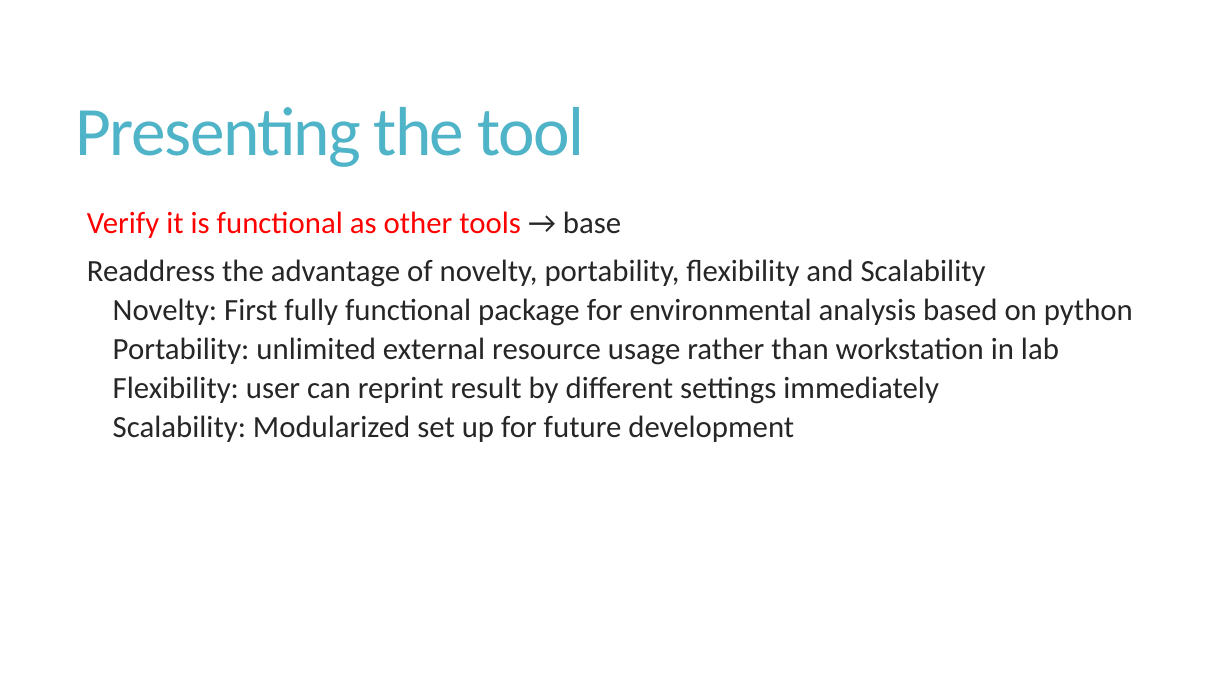
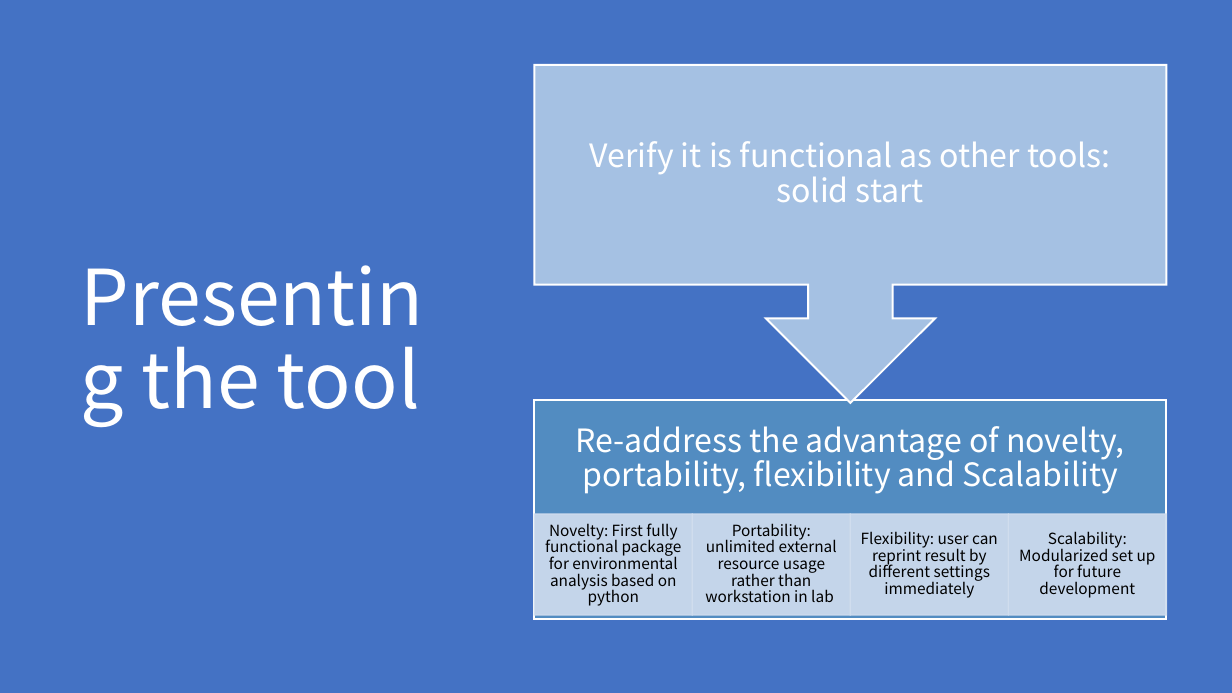
Before and after one commit to XiminHu/mass-suite, a slide deck: slide 4 of doc/20201102-projectmeeting.pptx (slide 3 before the commit). Drawn at 1232x693 pixels with LibreOffice and Linux fonts; fonts in the diff are those of the drawing. Boxes give left, top, right and bottom in pixels: in the first picture for what was removed or moved away, otherwise in the second. Text is boxed around its words. In the diff, an @@ line names an element or a change of style, - is before the commit and + after.

Commit message:
slide update

```diff
--- a/doc/20201102-projectmeeting.pptx
+++ b/doc/20201102-projectmeeting.pptx
@@ background #FFFFFF to #4472C4 @@
@@ title "Presenting the tool": place and size @@
-title "Presenting the tool" at (76, 107, 584, 167)
+title "Presenting the tool" at (141, 346, 420, 409)
@@ title "Presenting the tool" at (141, 346, 420, 409): size 54 to 60 pt, font Calibri to Noto Sans CJK SC, text colour #50B4C8 to #FFFFFF, letter spacing -1.2 to 0 pt; line spacing 0.85 to 0.9 @@
@@ group added at (534, 65, 1166, 620): 6 texts, 5 rectangles, 1 up arrow callout @@
+Re-address the advantage of novelty, portability, flexibility and Scalability
+Novelty: First fully functional package for environmental analysis based on python
+Portability: unlimited external resource usage rather than workstation in lab
+Flexibility: user can reprint result by different settings immediately
+Scalability: Modularized set up for future development
+Verify it is functional as other tools: solid start
@@ text removed at (87, 211, 1133, 442) @@
-  Verify it is functional as other tools → base
-  Readdress the advantage of novelty, portability, flexibility and Scalability
-    Novelty: First fully functional package for environmental analysis based on python
-    Portability: unlimited external resource usage rather than workstation in lab
-    Flexibility: user can reprint result by different settings immediately
-    Scalability: Modularized set up for future development
```
Also in this commit, not shown: 10 other slides changed, 2 slides added.
